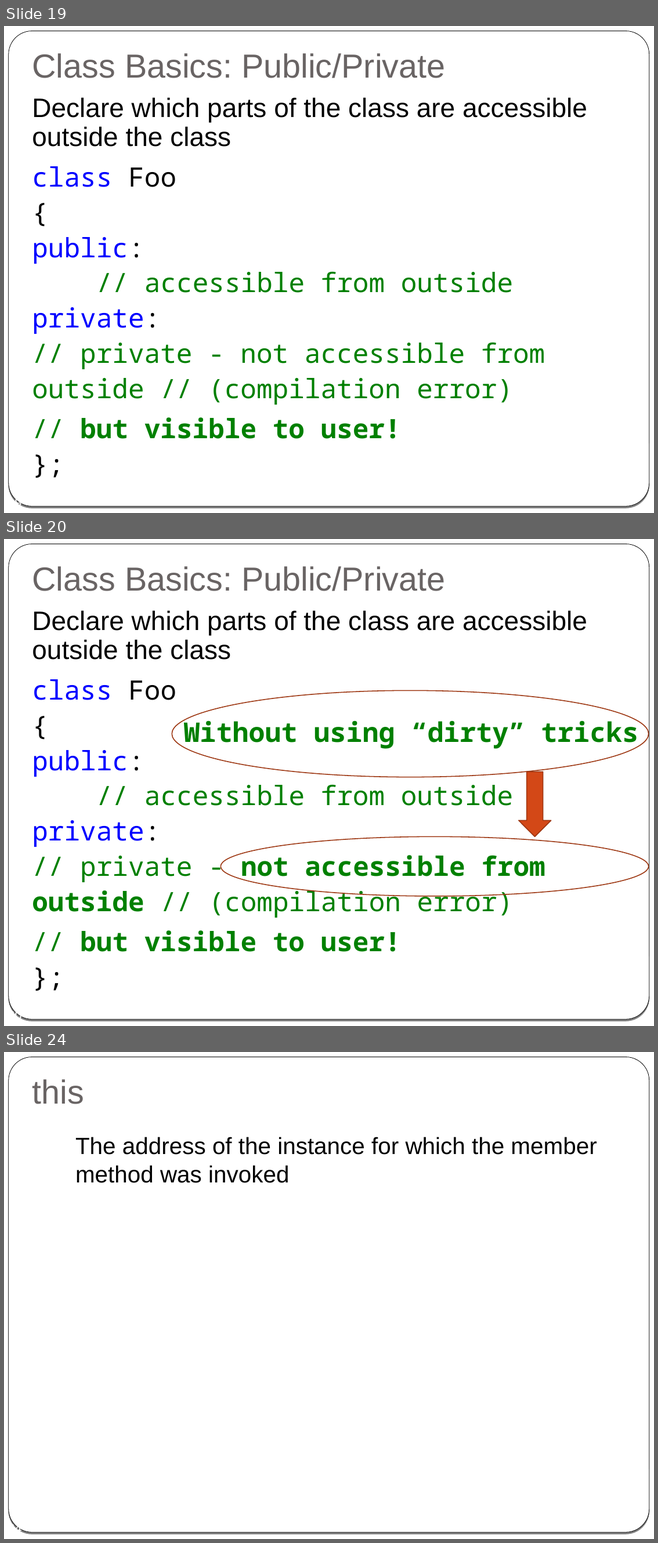
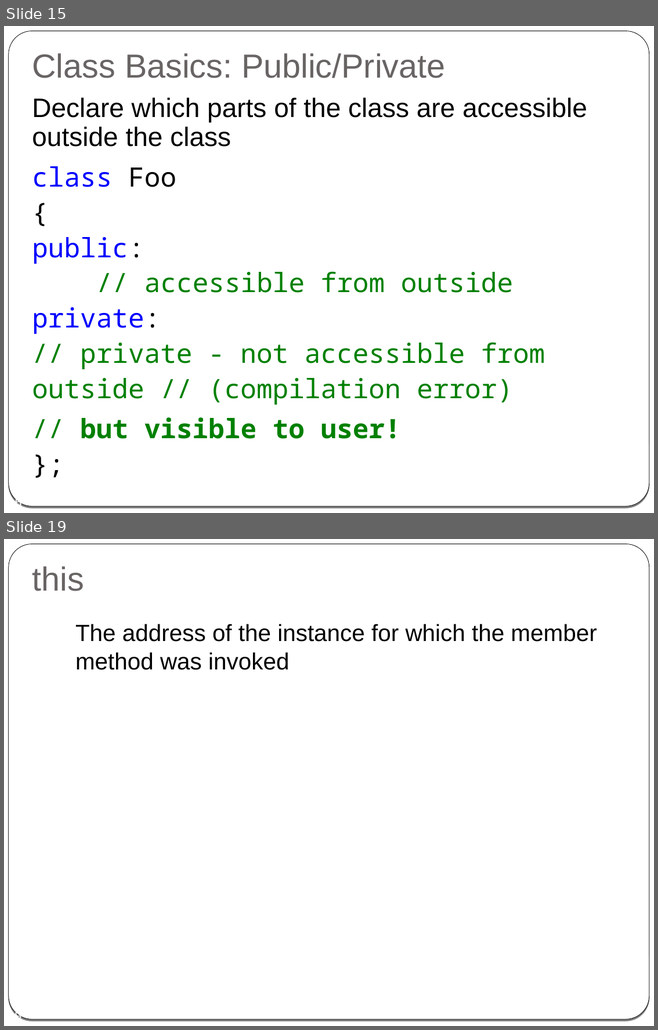
Before and after one commit to cpp-at-ariel/cpp-5778, a slide deck: week02-classes-constructors-destructors/slides.odp. Shown one above the other, each under a label of ours: slides 19, 20 and 24 before the commit, slides 15 and 19 after it; the slides between them are not shown. The pictures are 658x1543 and 658x1030 pixels, drawn with LibreOffice and Linux fonts; fonts in the diff are those of the drawing. Boxes give left, top, right and bottom in pixels: in the first picture for what was removed or moved away, otherwise in the second. Text is boxed around its words. In the diff, an @@ line names an element or a change of style, - is before the commit and + after.

```diff
--- a/week02-classes-constructors-destructors/slides.odp
+++ b/week02-classes-constructors-destructors/slides.odp
@@ slide 20 removed at bbox=[4, 539, 654, 1026], background gradient #000000 to #FFFFFF; not listed: 2 template elements that a slide beside it also shows @@
@@ title removed at bbox=[32, 566, 445, 591] @@
-Class Basics: Public/Private
@@ text removed at bbox=[32, 610, 587, 952] @@
-Declare which parts of the class are accessible outside the class
-class Foo
-{
-public:
-// accessible from outside
-private:
-// private - not accessible from outside // (compilation error)
-// but visible to user!
-};
@@ ellipse removed at bbox=[172, 690, 648, 777] @@
@@ text removed at bbox=[184, 717, 638, 750] @@
-Without using “dirty” tricks
@@ down arrow removed at bbox=[518, 772, 551, 837] @@
@@ ellipse removed at bbox=[220, 837, 648, 896] @@
@@ page number removed at bbox=[7, 1010, 21, 1019] @@
-20
@@ what was slide 19 is now slide 15 @@
@@ page number at bbox=[7, 497, 21, 506]: text changed @@
-19
+15
@@ what was slide 24 is now slide 19 @@
@@ page number at bbox=[7, 1010, 21, 1019]: text changed @@
-24
+19
```
Also in this commit, not shown: 8 slides changed, 7 other slides removed, 16 other files.
